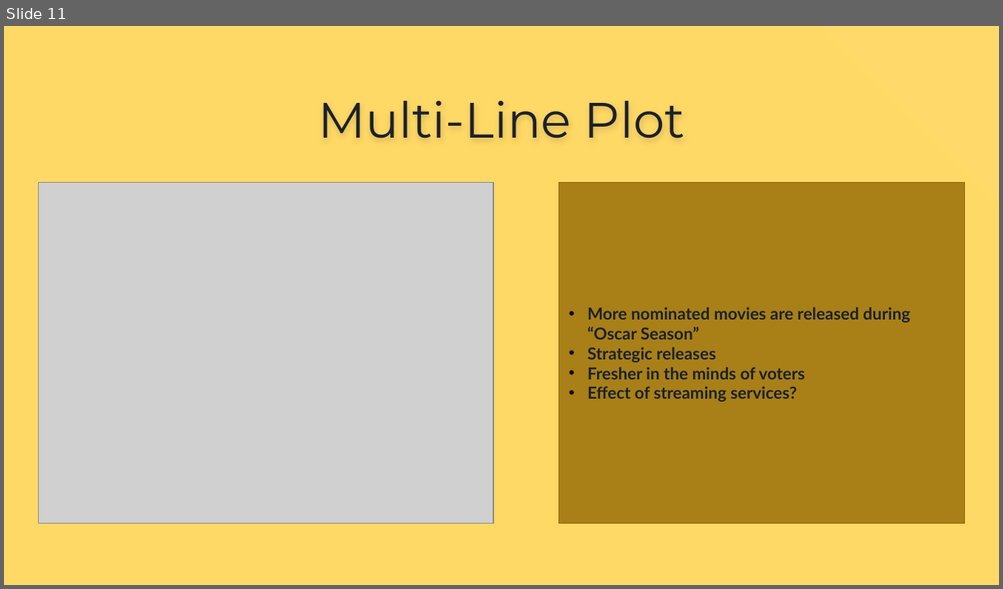
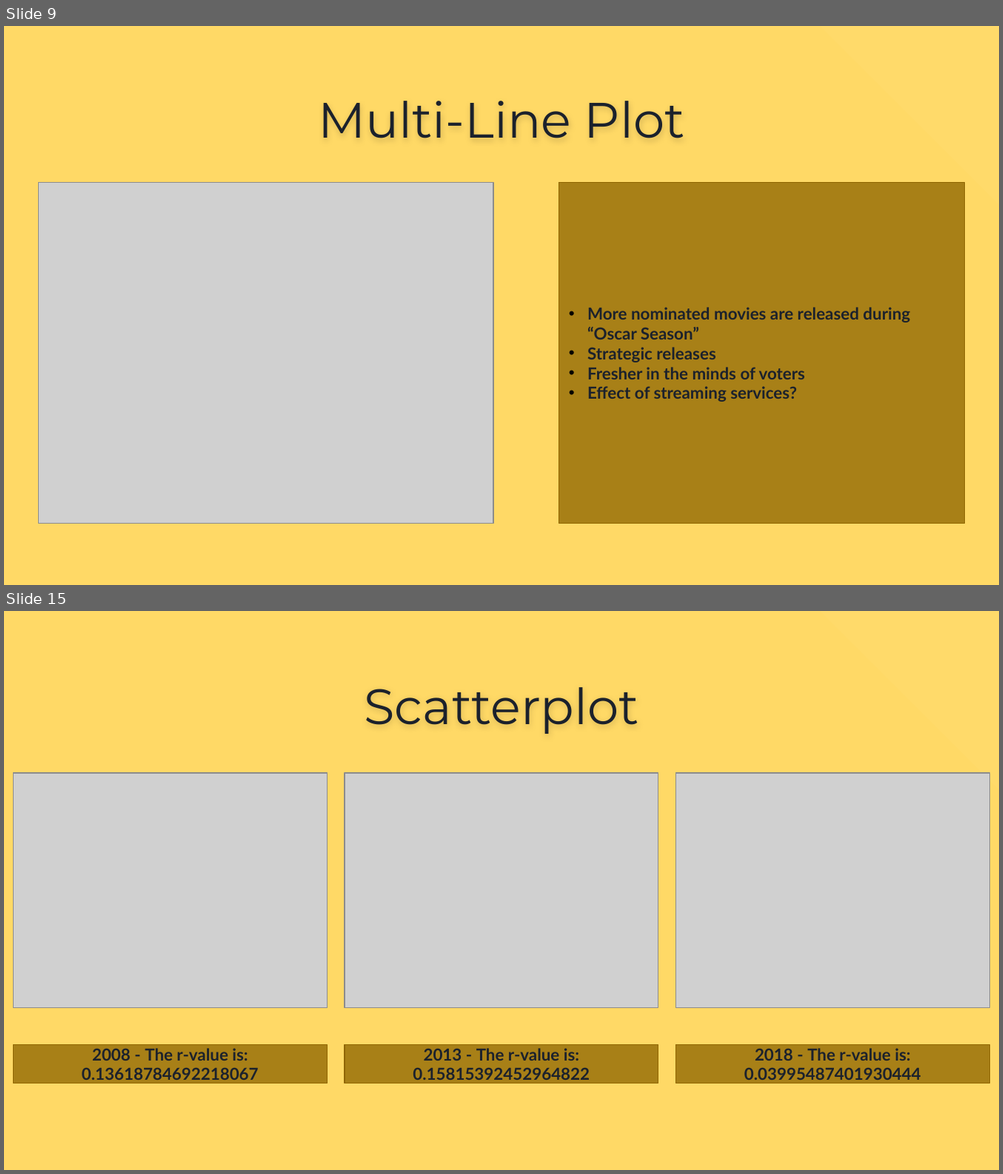
Before and after one commit to jamieah80/group-project-one, a slide deck: Group Project Presentation (1).pptx. Shown one above the other, each under a label of ours: slide 11 before the commit, slides 9 and 15 after it; the slides between them are not shown. The pictures are 1003x589 and 1003x1174 pixels, drawn with LibreOffice and Linux fonts; fonts in the diff are those of the drawing; grey boxes stand for pictures. Boxes give left, top, right and bottom in pixels: in the first picture for what was removed or moved away, otherwise in the second. Text is boxed around its words. In the diff, an @@ line names an element or a change of style, - is before the commit and + after.

```diff
--- a/Group Project Presentation (1).pptx
+++ b/Group Project Presentation (1).pptx
@@ slide 15 added at [4,611,999,1170], background #FFD966; not listed: 1 template element that a slide beside it also shows @@
@@ title added at [364,687,638,734], 36 pt, text #1B212C @@
+Scatterplot
@@ picture added at [13,773,326,1008] @@
@@ picture added at [344,773,657,1008] @@
@@ picture added at [675,773,989,1008] @@
@@ rectangle added at [13,1045,326,1083], fill #8F6600 at 77% opacity, outline #8F6600 0.75 pt, 12 pt, text #1B212C, bold @@
+2008 - The r-value is: 0.13618784692218067
@@ rectangle added at [344,1045,657,1083], fill #8F6600 at 77% opacity, outline #8F6600 0.75 pt, 12 pt, text #1B212C, bold @@
+2013 - The r-value is: 0.15815392452964822
@@ rectangle added at [675,1045,989,1083], fill #8F6600 at 77% opacity, outline #8F6600 0.75 pt, 12 pt, text #1B212C, bold @@
+2018 - The r-value is: 0.03995487401930444
@@ what was slide 11 is now slide 9 @@
```
Also in this commit, not shown: 9 other slides added, 4 slides removed, 1 other file.
